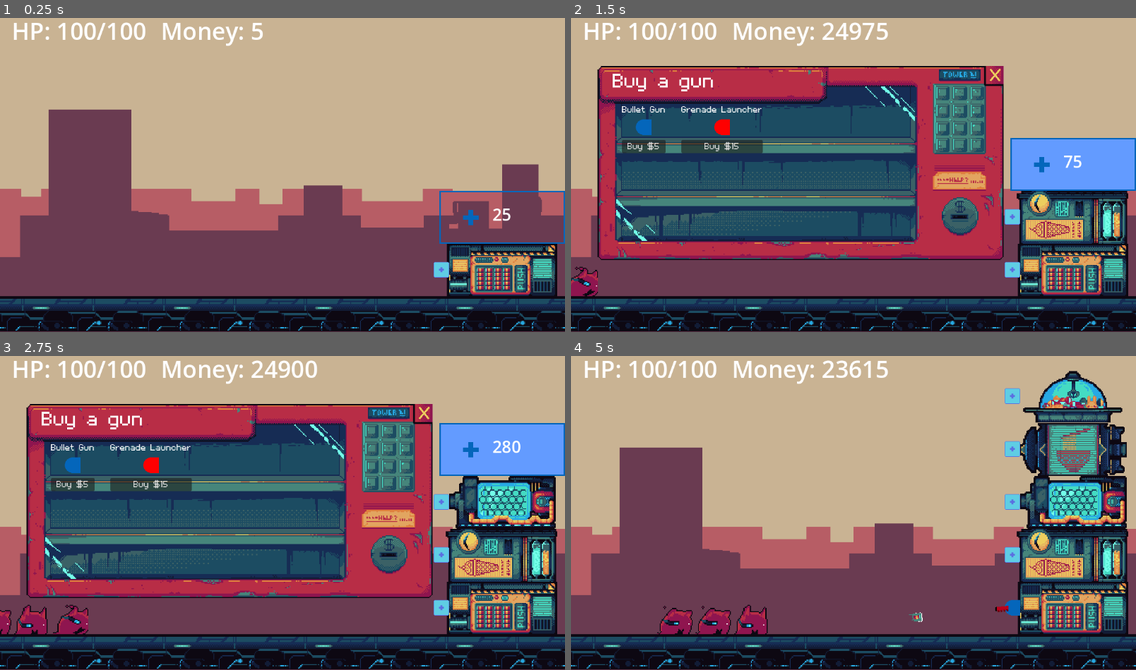
Above: before the commit, frames 1-4 (two rows, left to right).
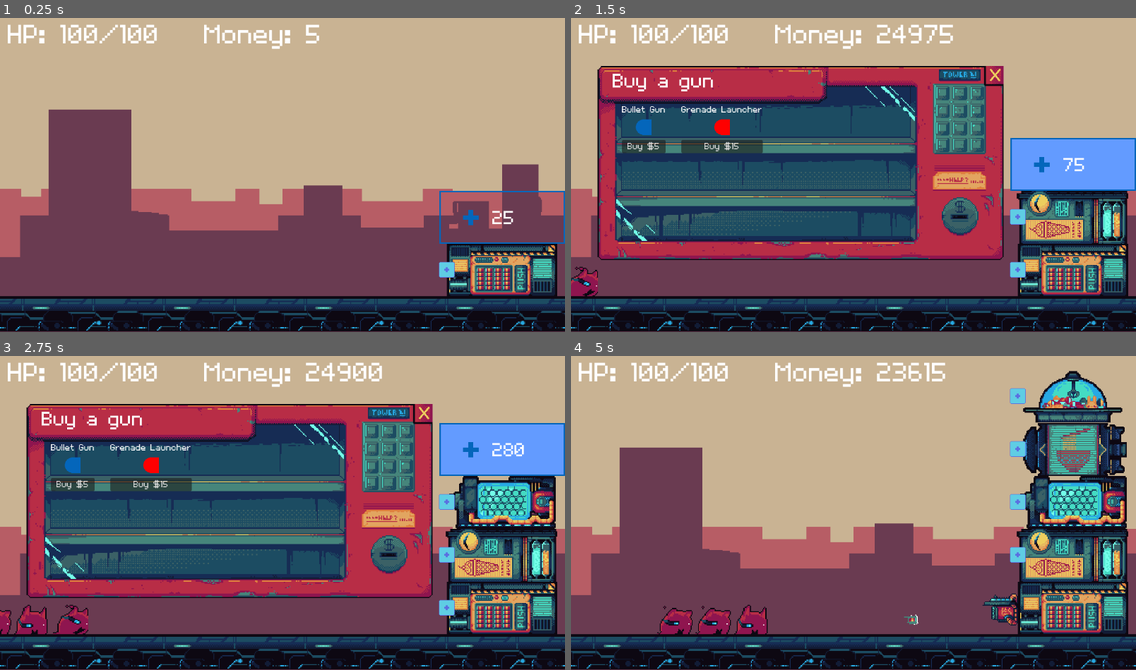
Above: after the commit, the same moments.

Repository: pavel-voronin/game-jam-tower
Game: Godot game, scene res://scenes/game.tscn
Same seed, same stepped clock (60 frames per second), same inputs: the game is played once before the commit and once after it.
Inputs (mouse positions are in pixels of both pictures, inside the frame that each line leads up to; where the layout moved, square brackets give the same spot in the first picture):
- Up to frame 1 (0.25 s): no input
- Up to frame 2 (1.5 s): click (1017, 269) [1011, 269] at 0.5 s; click "25" at 1.25 s
- Up to frame 3 (2.75 s): click "75" at 2 s
- Up to frame 4 (5 s): click "280" at 2.75 s; click "1000" at 3.5 s; click "Buy $5" at 4.25 s

The runs differ from the first frame. In frame 1, 1.8% of the frame differs, in the area x 1-91%, y 1-83%; in frame 2, 2.3%; in frame 3, 2.5%; in frame 4, 2.9%, in the area x 1-81%, y 1-86%.

Commit message:
replace bullet gun visuals

Diff:
--- a/scenes/AttacksClosest.gd
+++ b/scenes/AttacksClosest.gd
@@ -2,8 +2,7 @@
 
 @onready var parent: Node2D = $".."
 @onready var eyes: Node = $"../SeesClosest"
-@onready var barrel: Sprite2D = $"../Barrel"
-@onready var bullet_start_point: Marker2D = $"../Barrel/BulletStartPoint"
+@onready var bullet_start_point: Marker2D = $"../BulletStartPoint"
 @onready var audio: AudioStreamPlayer = $"../AudioStreamPlayer"
 
 func fire(enemy: Enemy) -> void:
--- a/scenes/SeesClosest.gd
+++ b/scenes/SeesClosest.gd
@@ -1,7 +1,6 @@
 extends Node
 
 @onready var parent: Node2D = $".."
-@onready var barrel: Sprite2D = $"../Barrel"
 @onready var attack_area: Area2D = $"../AttackArea"
 
 func get_closest_enemy() -> Enemy:
@@ -16,8 +15,3 @@
 				closest_enemy = enemy
 
 	return closest_enemy
-
-func _physics_process(delta: float) -> void:
-	var enemy = get_closest_enemy()
-	if enemy:
-		barrel.look_at(enemy.global_position)
--- a/scenes/game.tscn
+++ b/scenes/game.tscn
@@ -77,17 +77,21 @@
 script = ExtResource("5_knj7d")
 
 [node name="HP" type="Label" parent="UI"]
-offset_left = 24.0
-offset_right = 296.0
-offset_bottom = 67.0
+offset_left = 16.0
+offset_top = 16.0
+offset_right = 326.0
+offset_bottom = 83.0
+theme = ExtResource("12_tty33")
 theme_override_font_sizes/font_size = 48
 text = "HP: 100/100
 "
 
 [node name="Resource" type="Label" parent="UI"]
-offset_left = 328.0
-offset_right = 537.0
-offset_bottom = 67.0
+offset_left = 416.0
+offset_top = 16.0
+offset_right = 656.0
+offset_bottom = 83.0
+theme = ExtResource("12_tty33")
 theme_override_font_sizes/font_size = 48
 text = "Money: 5"
 
--- a/scenes/guns/simple_gun.tscn
+++ b/scenes/guns/simple_gun.tscn
@@ -1,9 +1,9 @@
 [gd_scene load_steps=7 format=3 uid="uid://bj2jwsffkrpm7"]
 
-[ext_resource type="Texture2D" uid="uid://foyybv82obwi" path="res://assets/guns.png" id="1_eghve"]
 [ext_resource type="Script" path="res://scenes/AttacksClosest.gd" id="1_fo221"]
 [ext_resource type="Script" path="res://scenes/guns/simple_gun.gd" id="1_k0p8x"]
 [ext_resource type="Script" path="res://scenes/SeesClosest.gd" id="2_i8iuj"]
+[ext_resource type="Texture2D" uid="uid://38bokvrgn4ge" path="res://assets/gun-svmg.png" id="4_2grjk"]
 [ext_resource type="AudioStream" uid="uid://c2yhp4wjhq8kr" path="res://assets/SFX and BGM/Shots/Shot1.mp3" id="5_pq106"]
 
 [sub_resource type="CircleShape2D" id="CircleShape2D_lscwh"]
@@ -23,23 +23,15 @@
 script = ExtResource("2_i8iuj")
 
 [node name="Body" type="Sprite2D" parent="."]
-texture = ExtResource("1_eghve")
-region_enabled = true
+position = Vector2(-36, 0)
+texture = ExtResource("4_2grjk")
 region_rect = Rect2(0, 0, 32, 32)
 
-[node name="Barrel" type="Sprite2D" parent="."]
-position = Vector2(-8, 0)
-rotation = 3.14159
-texture = ExtResource("1_eghve")
-offset = Vector2(11, 0)
-region_enabled = true
-region_rect = Rect2(32, 0, 32, 32)
-
-[node name="BulletStartPoint" type="Marker2D" parent="Barrel"]
-position = Vector2(25, -2.18557e-06)
-rotation = 3.14159
+[node name="BulletStartPoint" type="Marker2D" parent="."]
+position = Vector2(-53, 10)
 
 [node name="AttackArea" type="Area2D" parent="."]
+visible = false
 collision_layer = 0
 
 [node name="CollisionShape2D" type="CollisionShape2D" parent="AttackArea"]
--- a/scenes/level.tscn
+++ b/scenes/level.tscn
@@ -144,4 +144,4 @@
 script = ExtResource("2_6xd3u")
 
 [node name="MountPoint" parent="." instance=ExtResource("3_u3tha")]
-position = Vector2(-124, -1)
+position = Vector2(-113, -1)
--- a/scenes/tower.tscn
+++ b/scenes/tower.tscn
@@ -1,8 +1,9 @@
-[gd_scene load_steps=8 format=3 uid="uid://tghdn3hgwgxi"]
+[gd_scene load_steps=9 format=3 uid="uid://tghdn3hgwgxi"]
 
 [ext_resource type="Script" path="res://scenes/tower.gd" id="1_whb7w"]
 [ext_resource type="AudioStream" uid="uid://bsdg8mpaub7g0" path="res://assets/SFX and BGM/Building/buildingNewLevel.wav" id="3_fexfm"]
 [ext_resource type="Texture2D" uid="uid://4cmps6x8rpeh" path="res://assets/buy-level.png" id="3_u8ppx"]
+[ext_resource type="Theme" uid="uid://bq2b2e7jcahrm" path="res://assets/theme.tres" id="3_wo3fh"]
 
 [sub_resource type="RectangleShape2D" id="RectangleShape2D_m0b4i"]
 size = Vector2(256, 96)
@@ -40,9 +41,10 @@
 [node name="Cost" type="Label" parent="BuyLevelButton"]
 layout_mode = 0
 offset_left = 108.0
-offset_top = 24.0
-offset_right = 148.0
-offset_bottom = 71.0
+offset_top = 37.0
+offset_right = 154.0
+offset_bottom = 84.0
+theme = ExtResource("3_wo3fh")
 theme_override_font_sizes/font_size = 34
 text = "25"
 
Binary file added: assets/Assets Art/OLD STUFF/[object] weapons_subvendingmachinegun.png
Not shown, added: assets/Assets Art/OLD STUFF/[object] weapons_subvendingmachinegun.png.import
Renamed: assets/Assets Art/AssetExports/[object] weapons_subvendingmachinegun.png -> assets/gun-svmg.png
Not shown, changed: assets/gun-svmg.png.import
